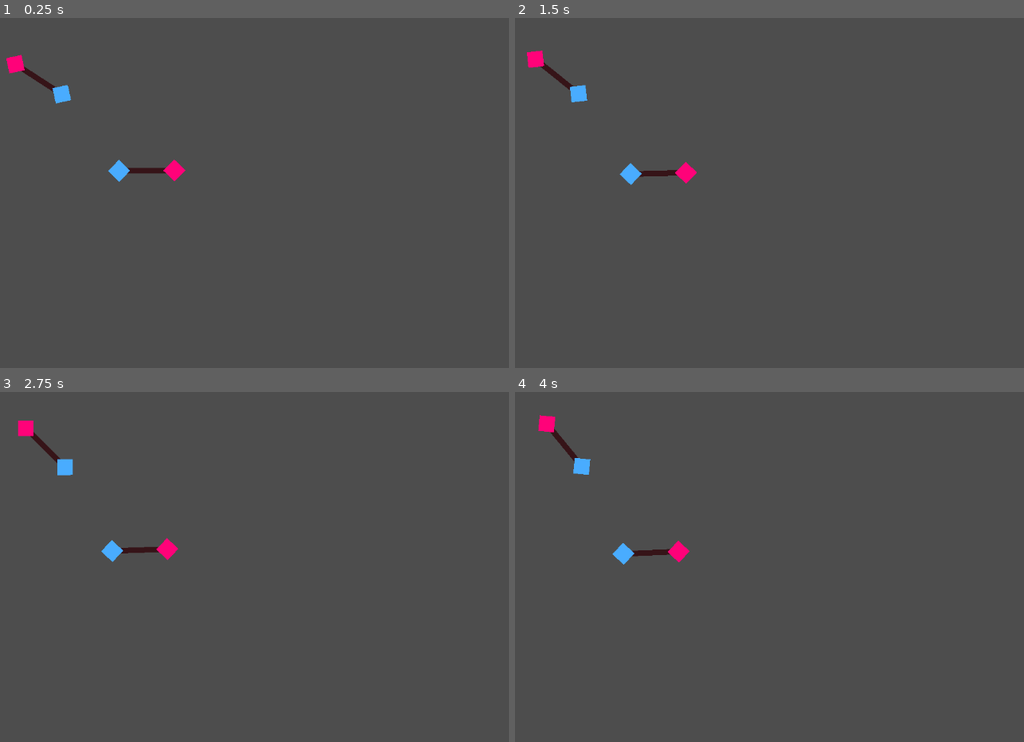
Above: before the commit, frames 1-4 (two rows, left to right).
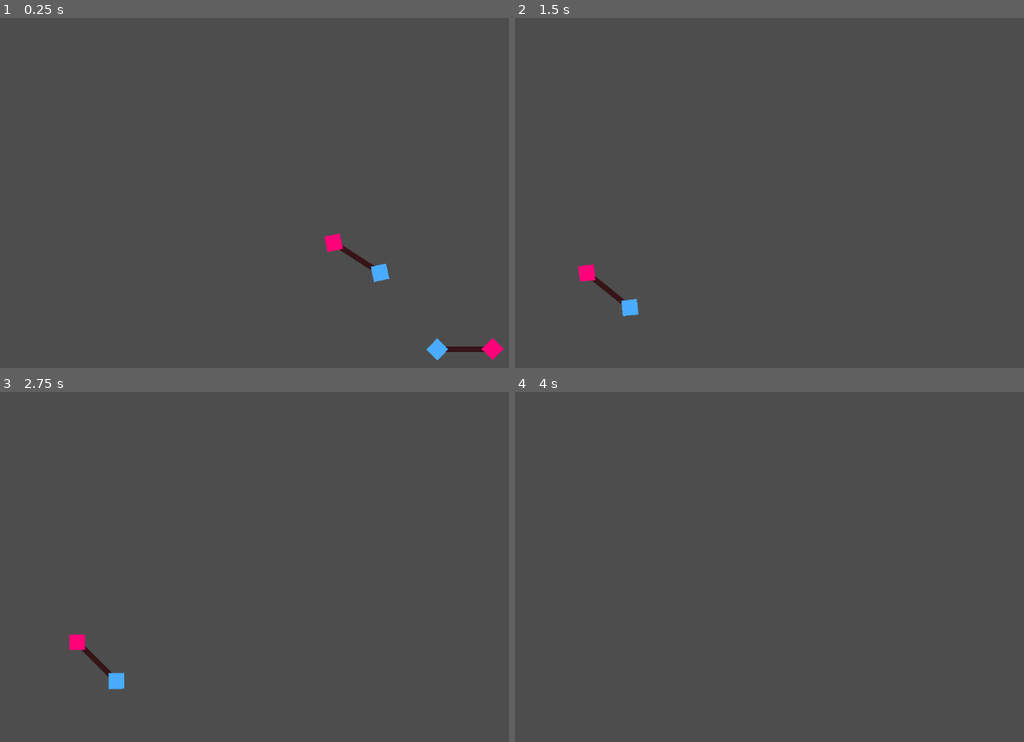
Above: after the commit, the same moments.

Repository: Voklen/Covalent-Molecule-Simulation
Game: Godot game, scene res://scenes/main.tscn
Two runs of this game, one before a commit and one after it. Both use one fixed random seed, a clock stepped at 60 frames per second and the inputs below.
Inputs (mouse positions are in pixels of both pictures, inside the frame that each line leads up to):
- Up to frame 1 (0.25 s): no input
- Up to frame 2 (1.5 s): move the mouse to (896, 179) at 0.52 s; press the mouse at (896, 179) at 0.53 s; move the mouse to (626, 214) at 1.27 s; release the mouse at (626, 214) at 1.28 s; click (626, 214) at 1.35 s
- Up to frame 3 (2.75 s): move the mouse to (305, 493) at 2.02 s; press the mouse at (305, 493) at 2.03 s
- Up to frame 4 (4 s): move the mouse to (723, 640) at 2.77 s; release the mouse at (723, 640) at 2.78 s; click (723, 640) at 2.85 s; move the mouse to (947, 623) at 3.52 s; press the mouse at (947, 623) at 3.53 s

The runs differ from the first frame. In frame 1, 1.6% of the frame differs, in the area x 1-99%, y 10-98%; in frame 2, 1.2%; in frame 3, 1.2%; in frame 4, 0.8%.

Commit message:
Add camera panning

Diff:
--- a/project.godot
+++ b/project.godot
@@ -15,6 +15,14 @@
 config/features=PackedStringArray("4.0", "Forward Plus")
 config/icon="res://icon.svg"
 
+[input]
+
+"Move Camera"={
+"deadzone": 0.5,
+"events": [Object(InputEventMouseButton,"resource_local_to_scene":false,"resource_name":"","device":-1,"window_id":0,"alt_pressed":false,"shift_pressed":false,"ctrl_pressed":false,"meta_pressed":false,"button_mask":0,"position":Vector2(0, 0),"global_position":Vector2(0, 0),"factor":1.0,"button_index":1,"pressed":false,"double_click":false,"script":null)
+]
+}
+
 [rendering]
 
 anti_aliasing/quality/msaa_2d=2
--- a/scenes/main.tscn
+++ b/scenes/main.tscn
@@ -1,14 +1,21 @@
-[gd_scene load_steps=2 format=3 uid="uid://dk2rsllftcxx"]
+[gd_scene load_steps=3 format=3 uid="uid://dk2rsllftcxx"]
 
 [ext_resource type="PackedScene" uid="uid://dca2lcjahkqbp" path="res://scenes/molecule.tscn" id="1_07aau"]
+[ext_resource type="Script" path="res://src/Main 2D Camera.gd" id="2_lfbno"]
 
 [node name="Main" type="Node2D"]
 
-[node name="Molecule" parent="." instance=ExtResource("1_07aau")]
+[node name="Main 2D Camera" type="Camera2D" parent="."]
+current = true
+script = ExtResource("2_lfbno")
+
+[node name="Molecules" type="Node2D" parent="."]
+
+[node name="Molecule" parent="Molecules" instance=ExtResource("1_07aau")]
 position = Vector2(210, 112)
 rotation = 3.69661
 scale = Vector2(0.2, 0.2)
 
-[node name="Molecule2" parent="." instance=ExtResource("1_07aau")]
+[node name="Molecule2" parent="Molecules" instance=ExtResource("1_07aau")]
 position = Vector2(408, 276)
 scale = Vector2(0.2, 0.2)
--- /dev/null
+++ b/src/Main 2D Camera.gd
@@ -0,0 +1,22 @@
+extends Camera2D
+
+var pressed = false
+var initial_camera_position
+var initial_mouse_position
+
+func _ready():
+	pass
+
+func _process(delta):
+	if pressed:
+		var current_mouse_position = get_viewport().get_mouse_position()
+		var pos_offset = initial_mouse_position - current_mouse_position
+		position = initial_camera_position + pos_offset
+
+func _input(event):
+	if event.is_action_pressed("Move Camera"):
+		pressed = true
+		initial_camera_position = position
+		initial_mouse_position = get_viewport().get_mouse_position()
+	if event.is_action_released("Move Camera"):
+		pressed = false
